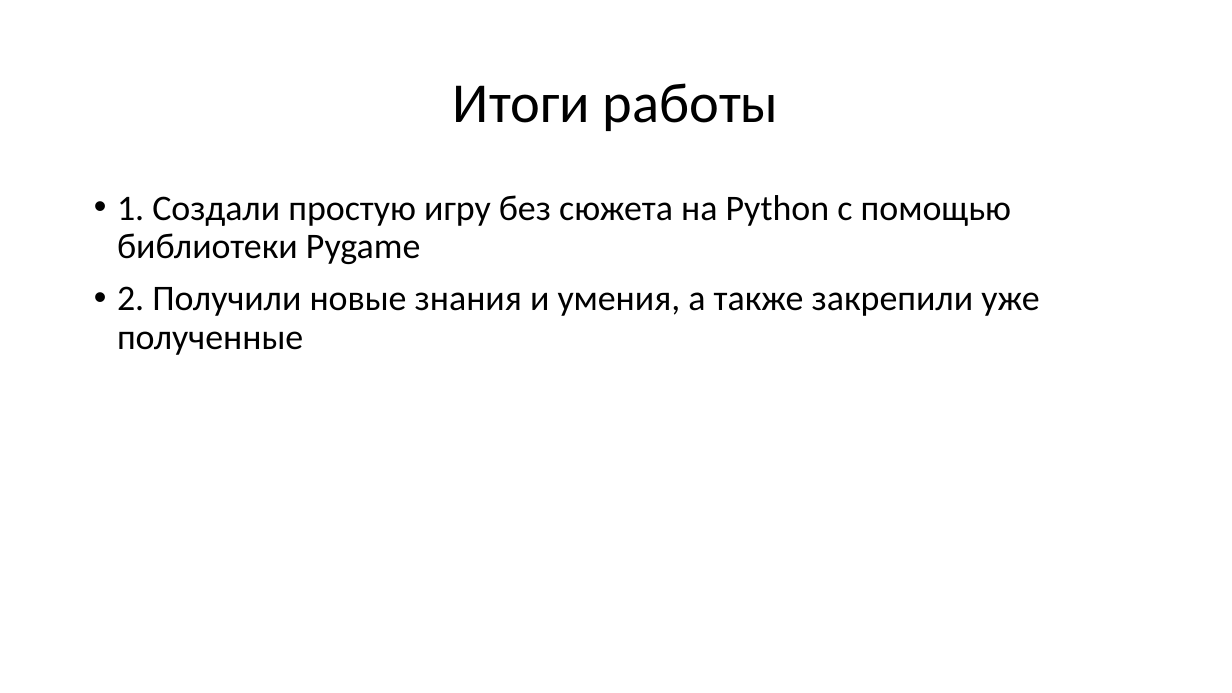
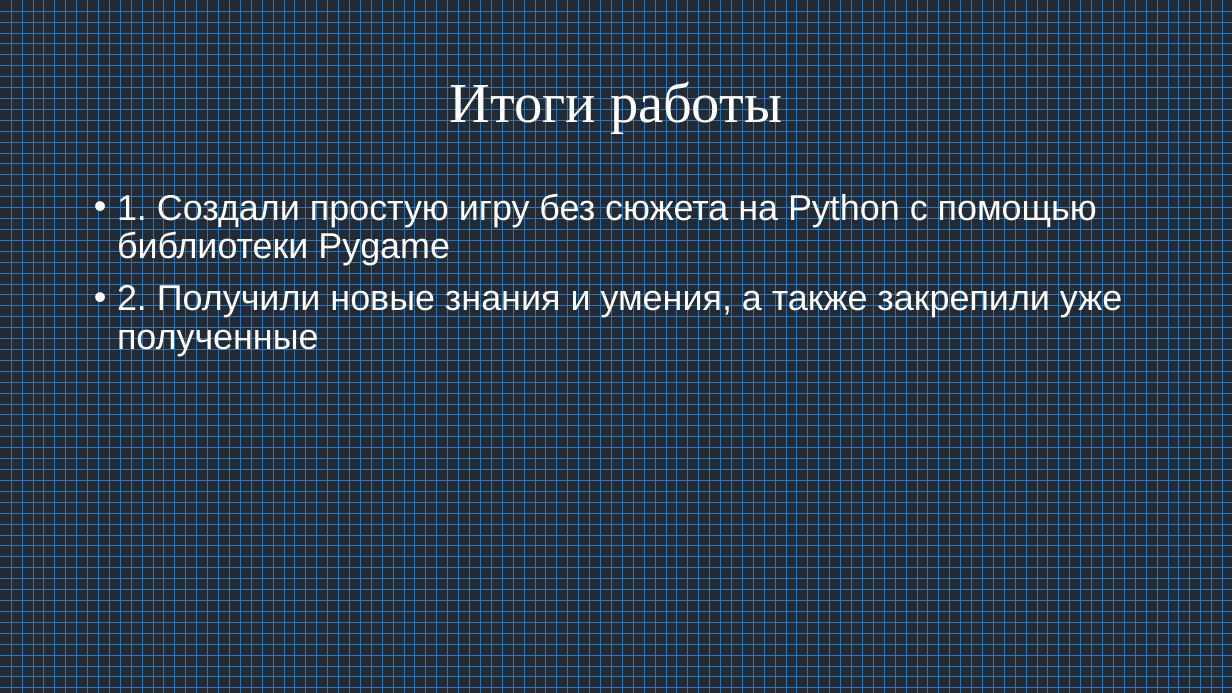
Before and after one commit to hcupakabra/project_E_I_, a slide deck: slide 6 of files/pygame.pptx. Drawn at 1232x693 pixels with LibreOffice and Linux fonts; fonts in the diff are those of the drawing. Boxes give left, top, right and bottom in pixels: in the first picture for what was removed or moved away, otherwise in the second. Text is boxed around its words. In the diff, an @@ line names an element or a change of style, - is before the commit and + after.

```diff
--- a/files/pygame.pptx
+++ b/files/pygame.pptx
@@ background #FFFFFF to pattern #2E75B6 on #222A35 @@
@@ title "Итоги работы" at <box>450,78,782,133</box>: font Calibri to Times New Roman, text colour #000000 to #FFFFFF @@
@@ text "1. Создали простую игру без ..." at <box>117,192,1122,356</box>: font Calibri to Arial, text colour #000000 to #FFFFFF @@
```
Also in this commit, not shown: 5 other slides changed.
